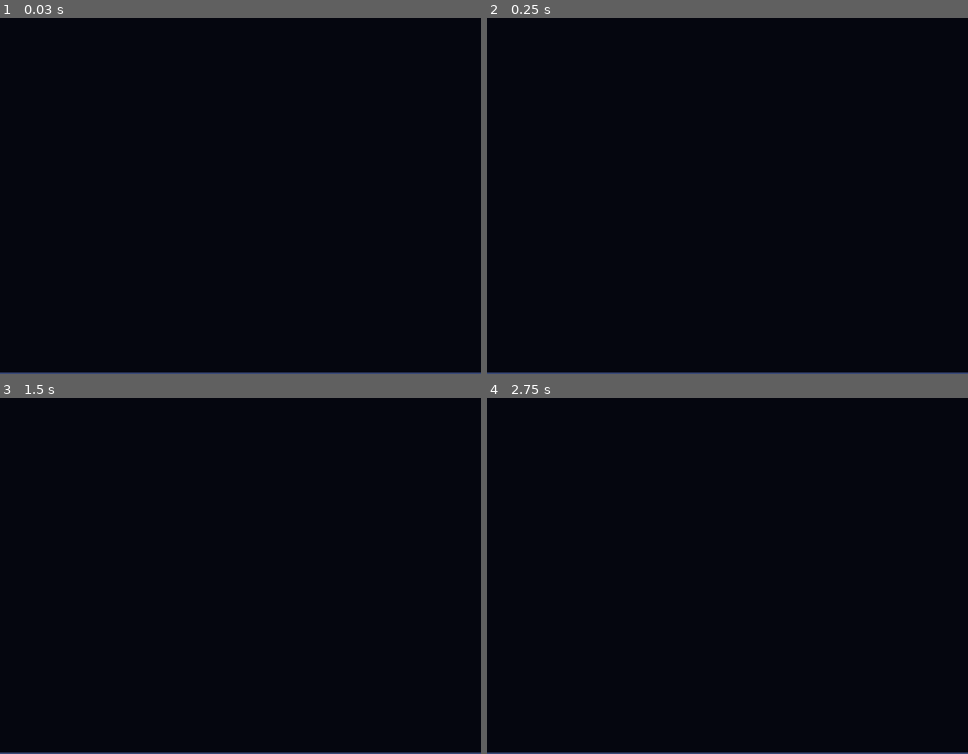
Above: before the commit, frames 1-4 (two rows, left to right).
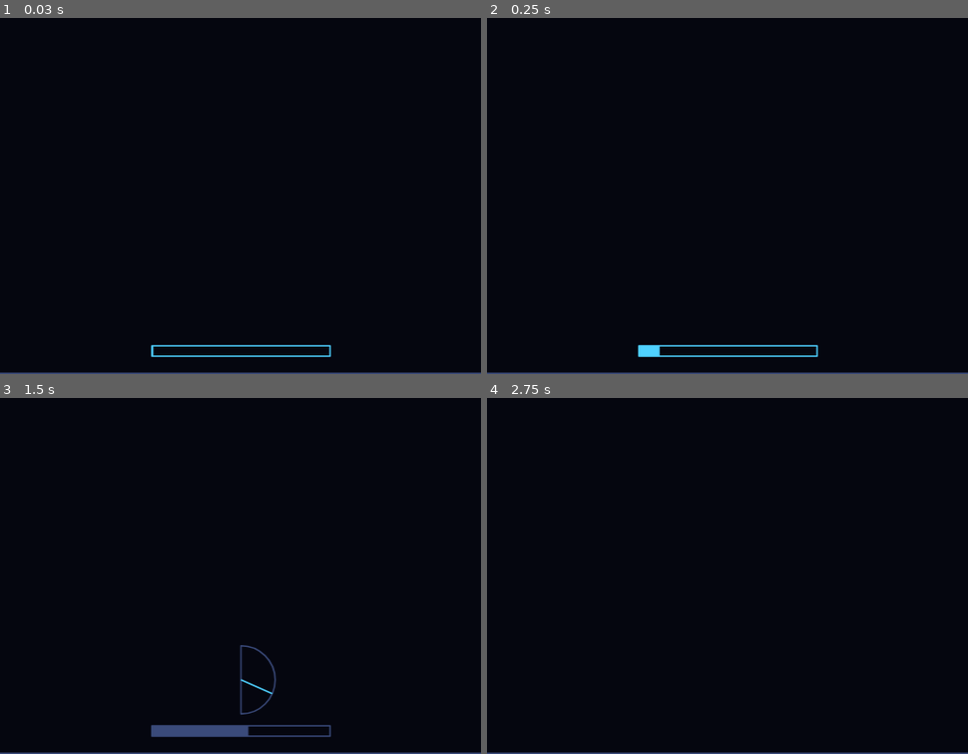
Above: after the commit, the same moments.

Repository: FeynStudio/delta_fray_the_game
Game: browser game, page index.html
Same seed, same stepped clock (60 frames per second), same inputs: the game is played once before the commit and once after it.
Inputs:
- Up to frame 1 (0.03 s): no input
- Up to frame 2 (0.25 s): no input
- Up to frame 3 (1.5 s): tap Space at 1.1 s
- Up to frame 4 (2.75 s): tap Space at 1.6, 2.1, 2.6 s; tap Shift at 2.52 s
The pictures show only the part of the screen within x 25-75%, y 50-100%; the shares and areas given below are measured in that part.

The runs differ from the first frame. In frame 1, 0.4% of the frame differs, in the area x 31-69%, y 91-96%; in frame 2, 0.5%; in frame 3, 1.1%, in the area x 31-69%, y 69-96%; in frame 4, less than 0.1%.

Commit message:
T-002: controls and gauges (power, direction, Shift flip, launch)
- src/input.js: pure stepGauge / pressKey / keyFromEvent
- src/game.js: keydown listener (ignores repeat, Space no scroll), rAF loop,
  debug setState / press / step
- src/render.js: drawGauge (power bar, direction dial in a bottom panel)
- src/config.js: gauge sweep speeds, needle range, gauge layout
- tests: input.test.js, drawGauge stub-ctx test
- evidence: before log, agent after log (browser step blocked in sandbox)

Co-Authored-By: Claude Opus 5.5 <noreply@anthropic.com>

Diff:
--- /dev/null
+++ b/agent-team/evidence/T-002/input-smoke.json
@@ -0,0 +1,3 @@
+{
+  "error": "browser exited early (code 0)"
+}
--- a/src/config.js
+++ b/src/config.js
@@ -8,6 +8,17 @@
   shipWidth: 16, // width of the back edge; narrower than shipSize makes a slim triangle
   shipLineWidth: 2, // outline thickness; ships are drawn as an outline only
   maxMove: 150,
+  // Gauges (src/input.js). Slow sweeps favor careful aim over reflexes (docs/PLAN.md "Controls").
+  gaugePowerSweepMs: 2000, // power reading 0 -> 1 (then back) takes this long
+  gaugeNeedleSweepMs: 3000, // needle crosses its whole range (-max -> +max) in this long
+  gaugeNeedleMax: 90, // needle stays within -max..+max degrees: a 180-degree side
+  // Gauge drawing (src/render.js), in game units: a panel at the bottom center of the map.
+  gaugeBarWidth: 240,
+  gaugeBarHeight: 14,
+  gaugeDialRadius: 46,
+  gaugeGap: 16, // space between the dial and the power bar
+  gaugeMargin: 24, // space between the power bar and the bottom edge
+  gaugeLineWidth: 2,
   // Opposite sides of the map on the horizontal center line, 900 units apart, facing each other.
   spawns: [
     { x: 190, y: 480, heading: 0 },
--- a/src/game.js
+++ b/src/game.js
@@ -1,5 +1,6 @@
-// Owns the single game state object and connects rules, rendering and (later) input.
+// Owns the single game state object and connects rules, input and rendering.
 import { createInitialState } from './rules.js';
+import { keyFromEvent, pressKey, stepGauge } from './input.js';
 import { drawFrame, fitCanvas } from './render.js';
 import log from './log.js';
 
@@ -8,17 +9,45 @@
 const canvas = document.getElementById('game');
 let ctx = null;
 
-function render() {
+function fit() {
   ctx = fitCanvas(canvas, window.innerWidth, window.innerHeight, window.devicePixelRatio || 1);
   drawFrame(ctx, state);
 }
 
-window.addEventListener('resize', render);
-render();
+// Same path for real keys and the debug API.
+function press(key) {
+  state = pressKey(state, key);
+}
+
+// Advances the game clock. For now only the gauge sweep; the move animation comes in a later slice.
+function step(ms) {
+  state = stepGauge(state, ms);
+}
+
+window.addEventListener('keydown', (event) => {
+  if (event.code === 'Space') event.preventDefault(); // Space must not scroll the page
+  const key = keyFromEvent(event);
+  if (key) press(key);
+});
+
+let last = null;
+function loop(now) {
+  if (last !== null) step(now - last);
+  last = now;
+  drawFrame(ctx, state);
+  requestAnimationFrame(loop);
+}
+
+window.addEventListener('resize', fit);
+fit();
+requestAnimationFrame(loop);
 log.info('game started', state);
 
 if (new URLSearchParams(location.search).has('debug')) {
   window.__game = {
     getState: () => structuredClone(state),
+    setState: (next) => { state = structuredClone(next); },
+    press,
+    step,
   };
 }
--- /dev/null
+++ b/src/input.js
@@ -0,0 +1,62 @@
+// Controls and gauges (docs/DESIGN.md "Controls"). Pure functions: each takes the state and
+// returns a state, never mutating the input. No DOM here; game.js wires keyboard events to pressKey.
+// Reads config at call time.
+//
+// Gauge: { phase: 'power' | 'direction' | 'moving', power: 0..1, needle, backward, distance, sweep }
+// - sweep (1 or -1) is the direction the active reading is moving in, so a gauge edited through
+//   setState carries on smoothly from its new value.
+// - needle is in degrees within -config.gaugeNeedleMax..+config.gaugeNeedleMax, same rotation sense as
+//   heading (positive = clockwise on screen). backward: false measures it from the ship's nose
+//   (world angle = heading + needle); backward: true measures it from the ship's tail
+//   (world angle = heading + 180 + needle). The movement slice turns this into a world angle.
+import config from './config.js';
+
+// Moves value by delta along a line that bounces between min and max (a triangle wave).
+// Returns the new value and the direction it is now moving in.
+export function bounce(value, dir, delta, min, max) {
+  const span = max - min;
+  if (span <= 0) return { value: min, dir };
+  const offset = Math.min(Math.max(value - min, 0), span);
+  const period = 2 * span;
+  const p = (((dir === -1 ? period - offset : offset) + delta) % period + period) % period;
+  return p <= span ? { value: min + p, dir: 1 } : { value: min + period - p, dir: -1 };
+}
+
+// Advances the active gauge reading by ms of elapsed time. Does nothing in the moving phase.
+export function stepGauge(state, ms) {
+  const g = state.gauge;
+  if (!(ms > 0) || (g.phase !== 'power' && g.phase !== 'direction')) return state;
+  const dir = g.sweep === -1 ? -1 : 1;
+  if (g.phase === 'power') {
+    const r = bounce(g.power, dir, ms / config.gaugePowerSweepMs, 0, 1);
+    return { ...state, gauge: { ...g, power: r.value, sweep: r.dir } };
+  }
+  const max = config.gaugeNeedleMax;
+  const r = bounce(g.needle, dir, (ms / config.gaugeNeedleSweepMs) * 2 * max, -max, max);
+  return { ...state, gauge: { ...g, needle: r.value, sweep: r.dir } };
+}
+
+// Applies one key press ('Space' or 'Shift'). Uses the gauge values in state at the moment of the press.
+export function pressKey(state, key) {
+  const g = state.gauge;
+  if (key === 'Space' && g.phase === 'power') {
+    const distance = g.power * config.maxMove;
+    return { ...state, gauge: { ...g, phase: 'direction', distance, needle: 0, backward: false, sweep: 1 } };
+  }
+  if (key === 'Space' && g.phase === 'direction') {
+    // Launch immediately: no confirm step. Needle, backward and distance stay as they were.
+    return { ...state, gauge: { ...g, phase: 'moving' } };
+  }
+  if (key === 'Shift' && g.phase === 'direction') {
+    return { ...state, gauge: { ...g, backward: !g.backward } };
+  }
+  return state;
+}
+
+// Maps a keydown event to a control name, or null. Key repeat never counts as a press.
+export function keyFromEvent(event) {
+  if (event.repeat) return null;
+  if (event.code === 'Space') return 'Space';
+  if (event.code === 'ShiftLeft' || event.code === 'ShiftRight') return 'Shift';
+  return null;
+}
--- a/src/render.js
+++ b/src/render.js
@@ -65,7 +65,64 @@
   });
 }
 
+// Gauge panel layout at the bottom center of the map, in game units, from config at call time.
+export function gaugeLayout() {
+  const cx = config.worldWidth / 2;
+  const barY = config.worldHeight - config.gaugeMargin - config.gaugeBarHeight;
+  return {
+    bar: { x: cx - config.gaugeBarWidth / 2, y: barY, w: config.gaugeBarWidth, h: config.gaugeBarHeight },
+    dial: { x: cx, y: barY - config.gaugeGap - config.gaugeDialRadius, r: config.gaugeDialRadius },
+  };
+}
+
+const GAUGE_DIM = '#3a4a7a';
+const rad = (deg) => (deg * Math.PI) / 180;
+
+// Power bar: fills with the reading in the power phase; shows the locked reading (dim) in the direction phase.
+export function drawPowerBar(ctx, state) {
+  const { phase, power } = state.gauge;
+  const { bar } = gaugeLayout();
+  const color = SHIP_COLORS[state.turn % SHIP_COLORS.length];
+  ctx.lineWidth = config.gaugeLineWidth;
+  ctx.strokeStyle = phase === 'power' ? color : GAUGE_DIM;
+  ctx.strokeRect(bar.x, bar.y, bar.w, bar.h);
+  ctx.fillStyle = phase === 'power' ? color : GAUGE_DIM;
+  ctx.fillRect(bar.x, bar.y, bar.w * Math.min(Math.max(power, 0), 1), bar.h);
+}
+
+// Direction dial in the panel, turned to the active ship's heading so the needle points the way the
+// ship will travel. Only the active 180-degree side is drawn: around the nose (forward) or tail (backward).
+// Fixed size, never scaled by distance, and never drawn at the ship: no path or end-point preview.
+export function drawDirectionDial(ctx, state) {
+  const { needle, backward } = state.gauge;
+  const ship = state.ships[state.turn];
+  const { dial } = gaugeLayout();
+  const center = ship.heading + (backward ? 180 : 0);
+  const max = config.gaugeNeedleMax;
+  ctx.lineWidth = config.gaugeLineWidth;
+  ctx.strokeStyle = GAUGE_DIM;
+  ctx.beginPath();
+  ctx.arc(dial.x, dial.y, dial.r, rad(center - max), rad(center + max));
+  ctx.closePath();
+  ctx.stroke();
+  const a = rad(center + needle);
+  ctx.strokeStyle = SHIP_COLORS[state.turn % SHIP_COLORS.length];
+  ctx.beginPath();
+  ctx.moveTo(dial.x, dial.y);
+  ctx.lineTo(dial.x + Math.cos(a) * dial.r, dial.y + Math.sin(a) * dial.r);
+  ctx.stroke();
+}
+
+// The active gauge: power bar in the power phase, plus the direction dial in the direction phase.
+export function drawGauge(ctx, state) {
+  const { phase } = state.gauge;
+  if (phase !== 'power' && phase !== 'direction') return;
+  drawPowerBar(ctx, state);
+  if (phase === 'direction') drawDirectionDial(ctx, state);
+}
+
 export function drawFrame(ctx, state) {
   drawMap(ctx);
   drawShips(ctx, state);
+  drawGauge(ctx, state);
 }
--- a/src/rules.js
+++ b/src/rules.js
@@ -6,6 +6,6 @@
   return {
     turn: 0,
     ships: config.spawns.map((s) => ({ x: s.x, y: s.y, heading: s.heading, alive: true })),
-    gauge: { phase: 'power', power: 0, needle: 0, backward: false, distance: 0 },
+    gauge: { phase: 'power', power: 0, needle: 0, backward: false, distance: 0, sweep: 1 },
   };
 }
--- /dev/null
+++ b/tests/input.test.js
@@ -0,0 +1,149 @@
+// Gauge and control tests (pattern: tests/rules.test.js). Values come from config; config is restored
+// after each test; inputs are deep-frozen, as scripts/run-scenario.mjs does, to catch mutation.
+import { test, afterEach } from 'node:test';
+import assert from 'node:assert/strict';
+import config from '../src/config.js';
+import { createInitialState } from '../src/rules.js';
+import { keyFromEvent, pressKey, stepGauge } from '../src/input.js';
+
+const original = structuredClone(config);
+afterEach(() => Object.assign(config, structuredClone(original)));
+
+const deepFreeze = (o) => {
+  if (o && typeof o === 'object') { Object.values(o).forEach(deepFreeze); Object.freeze(o); }
+  return o;
+};
+const fresh = (gauge = {}) => {
+  const s = createInitialState();
+  return deepFreeze({ ...s, gauge: { ...s.gauge, ...gauge } });
+};
+const near = (a, b) => Math.abs(a - b) < 1e-9;
+
+test('the starting gauge is in the power phase', () => {
+  const g = createInitialState().gauge;
+  assert.equal(g.phase, 'power');
+  assert.equal(g.backward, false);
+});
+
+test('power sweeps with elapsed time, stays within 0..1 and turns back at both ends', () => {
+  const T = config.gaugePowerSweepMs;
+  let s = fresh({ power: 0 });
+  s = stepGauge(s, T / 4);
+  assert.ok(near(s.gauge.power, 0.25), `quarter sweep gives ${s.gauge.power}`);
+  // Small steps across a full back-and-forth: no reading leaves 0..1 and no step jumps.
+  let prev = s.gauge.power;
+  const dt = T / 50;
+  let sawTop = false, sawBottom = false;
+  for (let i = 0; i < 200; i++) {
+    s = stepGauge(deepFreeze(s), dt);
+    const p = s.gauge.power;
+    assert.ok(p >= 0 && p <= 1, `power ${p} out of range`);
+    assert.ok(Math.abs(p - prev) <= dt / T + 1e-9, `jump from ${prev} to ${p}`);
+    if (p > 1 - dt / T) sawTop = true;
+    if (p < dt / T) sawBottom = true;
+    prev = p;
+  }
+  assert.ok(sawTop && sawBottom, 'reaches both ends');
+  // Turns back instead of wrapping: past the top it comes down.
+  assert.ok(near(stepGauge(fresh({ power: 0.9, sweep: 1 }), T * 0.2).gauge.power, 0.9));
+  assert.ok(near(stepGauge(fresh({ power: 0.1, sweep: -1 }), T * 0.2).gauge.power, 0.1));
+  // A long step still lands inside 0..1.
+  const long = stepGauge(fresh({ power: 0.3 }), T * 7.3).gauge.power;
+  assert.ok(long >= 0 && long <= 1);
+});
+
+test('first Space locks distance = power x maxMove', () => {
+  const s = pressKey(fresh({ power: 0.6 }), 'Space');
+  assert.equal(s.gauge.phase, 'direction');
+  assert.ok(near(s.gauge.distance, 0.6 * config.maxMove));
+});
+
+test('first Space reads maxMove at call time (override to 200)', () => {
+  config.maxMove = 200;
+  const s = pressKey(fresh({ power: 0.6 }), 'Space');
+  assert.ok(near(s.gauge.distance, 0.6 * config.maxMove));
+  assert.ok(near(s.gauge.distance, 120));
+});
+
+test('sweep speeds are read from config at call time', () => {
+  config.gaugePowerSweepMs = 1000;
+  assert.ok(near(stepGauge(fresh({ power: 0 }), 500).gauge.power, 0.5));
+});
+
+test('direction phase: needle sweeps with time within -max..max, backward starts false', () => {
+  const max = config.gaugeNeedleMax;
+  const T = config.gaugeNeedleSweepMs;
+  let s = pressKey(fresh({ power: 0.5 }), 'Space');
+  assert.equal(s.gauge.backward, false);
+  assert.equal(s.gauge.needle, 0);
+  const moved = stepGauge(deepFreeze(s), T / 4);
+  assert.ok(near(Math.abs(moved.gauge.needle), max / 2), `quarter sweep gives ${moved.gauge.needle}`);
+  let prev = s.gauge.needle;
+  const dt = T / 40;
+  let sawMin = false, sawMax = false;
+  for (let i = 0; i < 200; i++) {
+    s = stepGauge(deepFreeze(s), dt);
+    const n = s.gauge.needle;
+    assert.ok(n >= -max && n <= max, `needle ${n} out of range`);
+    assert.ok(Math.abs(n - prev) <= (2 * max * dt) / T + 1e-9, `jump from ${prev} to ${n}`);
+    if (n > max - (2 * max * dt) / T) sawMax = true;
+    if (n < -max + (2 * max * dt) / T) sawMin = true;
+    prev = n;
+  }
+  assert.ok(sawMin && sawMax, 'reaches both ends');
+  assert.equal(s.gauge.phase, 'direction');
+  assert.ok(near(s.gauge.distance, 0.5 * config.maxMove), 'stepping keeps the locked distance');
+});
+
+test('Shift flips backward in the direction phase only', () => {
+  const dir = pressKey(fresh({ power: 0.5 }), 'Space');
+  const flipped = pressKey(deepFreeze(dir), 'Shift');
+  assert.equal(flipped.gauge.backward, true);
+  assert.equal(pressKey(deepFreeze(flipped), 'Shift').gauge.backward, false, 'second Shift flips back');
+  const power = fresh({ power: 0.4 });
+  assert.deepEqual(pressKey(power, 'Shift'), power);
+  const moving = fresh({ phase: 'moving', needle: 30, distance: 90 });
+  assert.deepEqual(pressKey(moving, 'Shift'), moving);
+});
+
+test('second Space launches and keeps the needle, backward and distance it had', () => {
+  let s = pressKey(fresh({ power: 0.6 }), 'Space');
+  s = pressKey(deepFreeze(s), 'Shift');
+  s = deepFreeze({ ...s, gauge: { ...s.gauge, needle: -42.5 } });
+  const launched = pressKey(s, 'Space');
+  assert.equal(launched.gauge.phase, 'moving');
+  assert.equal(launched.gauge.needle, -42.5);
+  assert.equal(launched.gauge.backward, true);
+  assert.ok(near(launched.gauge.distance, 0.6 * config.maxMove));
+});
+
+test('Space, Shift and time change nothing in the moving phase', () => {
+  const moving = fresh({ phase: 'moving', power: 0.6, needle: 30, distance: 90 });
+  assert.deepEqual(pressKey(moving, 'Space'), moving);
+  assert.deepEqual(pressKey(moving, 'Shift'), moving);
+  assert.deepEqual(stepGauge(moving, 1234), moving);
+});
+
+test('no function mutates the state passed in', () => {
+  const inputs = [
+    fresh(),
+    fresh({ power: 0.7, sweep: -1 }),
+    pressKey(fresh({ power: 0.7 }), 'Space'),
+    fresh({ phase: 'moving' }),
+  ].map(deepFreeze);
+  for (const s of inputs) {
+    const before = structuredClone(s);
+    stepGauge(s, 777);
+    pressKey(s, 'Space');
+    pressKey(s, 'Shift');
+    assert.deepEqual(s, before);
+  }
+});
+
+test('keyFromEvent maps Space and both Shift keys and ignores key repeat', () => {
+  assert.equal(keyFromEvent({ code: 'Space', repeat: false }), 'Space');
+  assert.equal(keyFromEvent({ code: 'ShiftLeft', repeat: false }), 'Shift');
+  assert.equal(keyFromEvent({ code: 'ShiftRight', repeat: false }), 'Shift');
+  assert.equal(keyFromEvent({ code: 'Space', repeat: true }), null);
+  assert.equal(keyFromEvent({ code: 'KeyA', repeat: false }), null);
+});
--- a/tests/render.test.js
+++ b/tests/render.test.js
@@ -1,7 +1,8 @@
 import { test } from 'node:test';
 import assert from 'node:assert/strict';
 import config from '../src/config.js';
-import { drawShips, fitCanvas, fitScale, shipPoints } from '../src/render.js';
+import { drawGauge, drawShips, fitCanvas, fitScale, gaugeLayout, shipPoints } from '../src/render.js';
+import { createInitialState } from '../src/rules.js';
 
 const W = config.worldWidth;
 const H = config.worldHeight;
@@ -60,3 +61,42 @@
     assert.ok(Math.abs(canvas.width - w * dpr) <= 2 && Math.abs(canvas.height - h * dpr) <= 2, 'sharp');
   }
 });
+
+test('drawGauge only reads state and draws inside the gauge panel (no path or end-point marker)', () => {
+  const deepFreeze = (o) => {
+    if (o && typeof o === 'object') { Object.values(o).forEach(deepFreeze); Object.freeze(o); }
+    return o;
+  };
+  const { dial } = gaugeLayout();
+  const panelTop = dial.y - dial.r;
+  const base = createInitialState();
+  const cases = [
+    { phase: 'power', power: 0.6 },
+    { phase: 'direction', power: 0.6, distance: 0.6 * config.maxMove, needle: 30, backward: false },
+    { phase: 'direction', power: 1, distance: config.maxMove, needle: -90, backward: true },
+  ];
+  for (const turn of [0, 1]) {
+    for (const g of cases) {
+      const state = deepFreeze({ ...structuredClone(base), turn, gauge: { ...base.gauge, ...g } });
+      const before = structuredClone(state);
+      const calls = [];
+      const ctx = new Proxy({}, {
+        get: (t, k) => (k in t ? t[k] : (...args) => calls.push([k, ...args])),
+        set: (t, k, v) => { t[k] = v; return true; },
+      });
+      drawGauge(ctx, state);
+      assert.deepEqual(state, before, 'state unchanged');
+      assert.ok(calls.some(([k]) => k === 'stroke' || k === 'strokeRect'), `${g.phase}: something is drawn`);
+      for (const [k, x, y] of calls) {
+        if (['moveTo', 'lineTo', 'arc', 'fillRect', 'strokeRect'].includes(k)) {
+          assert.ok(y >= panelTop - 1e-9 && y <= H, `${k} at y ${y} is outside the gauge panel`);
+          assert.ok(x >= 0 && x <= W, `${k} at x ${x} is outside the map`);
+        }
+      }
+      if (g.phase === 'direction') assert.ok(calls.some(([k]) => k === 'arc'), 'direction dial drawn');
+    }
+  }
+  const calls = [];
+  drawGauge(new Proxy({}, { get: () => (...a) => calls.push(a) }), deepFreeze({ ...base, gauge: { ...base.gauge, phase: 'moving' } }));
+  assert.equal(calls.length, 0, 'nothing drawn in the moving phase');
+});
Not shown, changed: agent-team/FEATURE_MAP.md
Not shown, added: agent-team/evidence/T-002/agent-after-input.log
Not shown, added: agent-team/evidence/T-002/before-input.log
